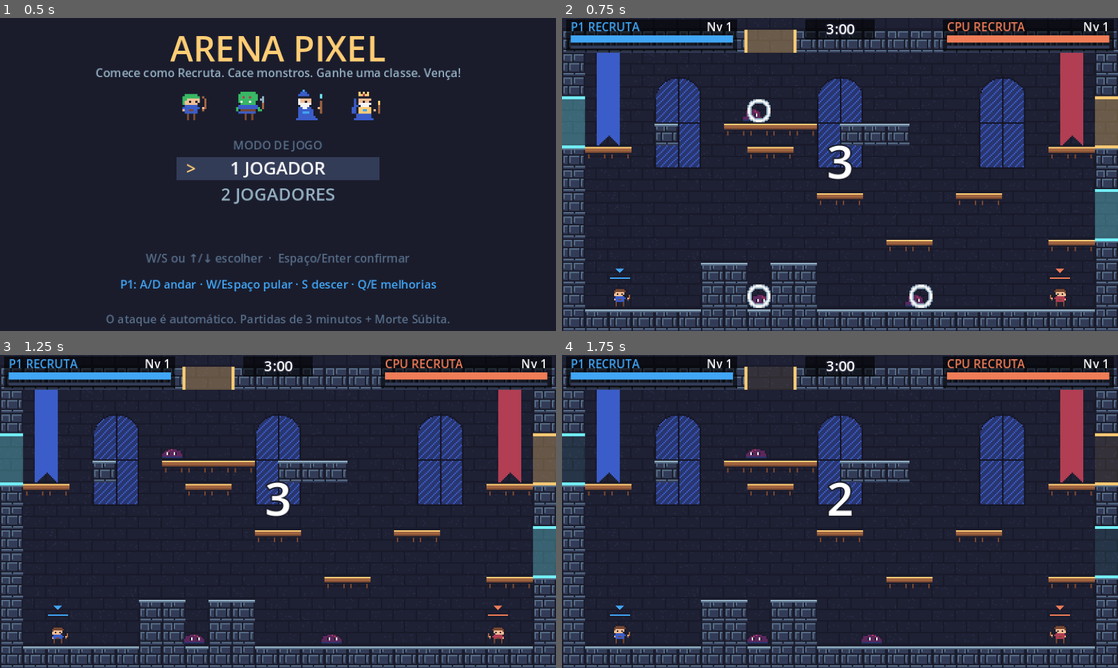
Above: before the commit, frames 1-4 (two rows, left to right).
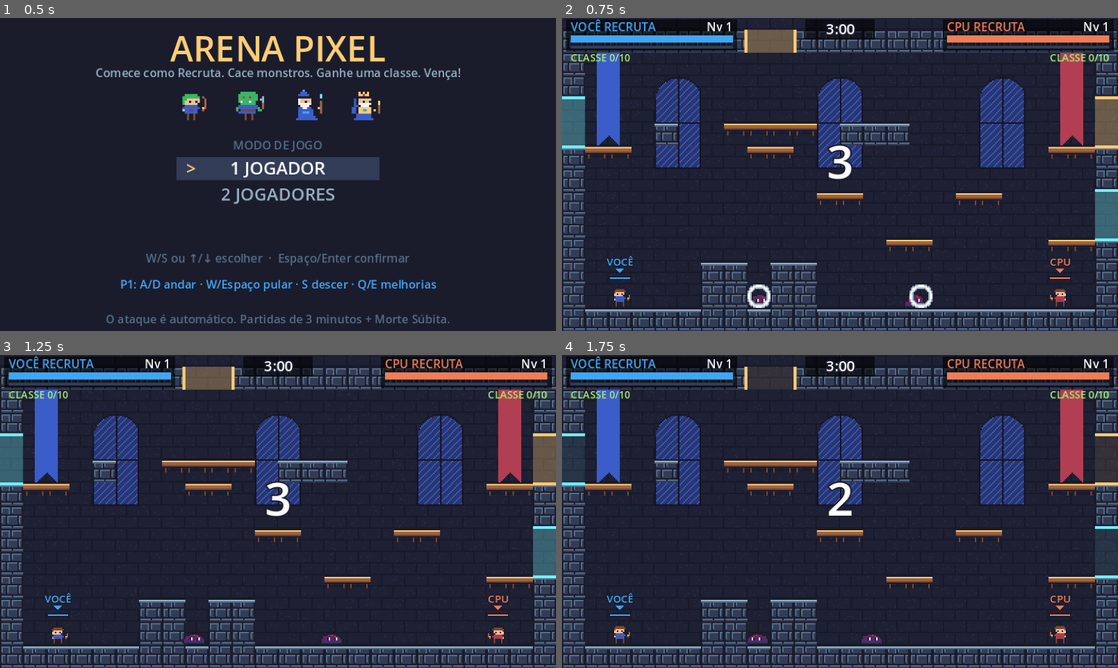
Above: after the commit, the same moments.

Repository: pabllogomez/arena-pixel
Game: Godot game, scene res://scenes/main.tscn
Same seed, same stepped clock (60 frames per second), same inputs: the game is played once before the commit and once after it.
Inputs (mouse positions are in pixels of both pictures, inside the frame that each line leads up to):
- Up to frame 1 (0.5 s): no input
- Up to frame 2 (0.75 s): tap Enter at 0.5 s; drag from (840, 174) to (895, 105) at 0.52 s
- Up to frame 3 (1.25 s): no input
- Up to frame 4 (1.75 s): drag from (728, 527) to (812, 574) at 1.27 s

Frame 1 is identical in both runs. In frame 2, 0.9% of the frame differs, in the area x 1-99%, y 0-80%; in frame 3, 0.8%; in frame 4, 0.8%.

Commit message:
Recruta mais desafiador, rótulos VOCÊ/CPU/P1/P2, Orc pesado e ajustes de equilíbrio
- Monstros iniciais mais resistentes e Recruta com golpe mais fraco/lento
- Classe exige 10 XP (barra "CLASSE x/10" no HUD); partida começa com 2 monstros
- Regeneração fora de combate (3%/s após 5 s sem dano)
- Nível dos monstros pela média dos jogadores + 50% de XP para quem está atrás
- Bot Recruta com pouca vida se afasta dos monstros
- Rótulo e seta acima dos personagens: VOCÊ/CPU (solo) ou P1/P2
- Atributos de peso por classe (aceleração, atrito, gravidade, resistência a empurrão)
- Orc: mais lento, demora a acelerar, cai mais pesado, quase não é empurrado,
  tremor de tela e poeira ao pousar
- Mago com mais vida e dano

Co-Authored-By: Claude Opus 5.5 <noreply@anthropic.com>
Claude-Session: https://claude.ai/code/session_01VZZvi9rokBTuAsTVg29uDm

Diff:
--- a/resources/classes/arqueiro.tres
+++ b/resources/classes/arqueiro.tres
@@ -18,3 +18,5 @@
 alcance = 150.0
 intervalo_ataque = 0.4
 velocidade_projetil = 300.0
+aceleracao = 1500.0
+atrito = 1600.0
--- a/resources/classes/mago.tres
+++ b/resources/classes/mago.tres
@@ -10,12 +10,14 @@
 textura_p2 = ExtResource("3_p2")
 nome = "Mago"
 descricao = "Frágil e lento. Seus orbes ferem muito mais quanto mais perto acertam."
-vida_max = 130.0
+vida_max = 150.0
 velocidade = 72.0
 forca_pulo = 290.0
 tipo_ataque = 2
-dano = 42.0
+dano = 46.0
 alcance = 130.0
 intervalo_ataque = 1.6
 velocidade_projetil = 150.0
 dano_minimo_magia = 0.25
+aceleracao = 700.0
+atrito = 900.0
--- a/resources/classes/orc.tres
+++ b/resources/classes/orc.tres
@@ -11,9 +11,14 @@
 nome = "Orc"
 descricao = "Lento, mas aguenta muito. De perto, cada machadada é devastadora."
 vida_max = 220.0
-velocidade = 65.0
-forca_pulo = 285.0
+velocidade = 52.0
+forca_pulo = 300.0
 tipo_ataque = 1
 dano = 15.0
 alcance = 24.0
 intervalo_ataque = 1.1
+aceleracao = 350.0
+atrito = 600.0
+mult_gravidade = 1.15
+resistencia_empurrao = 0.7
+pouso_pesado = true
--- a/resources/classes/recruta.tres
+++ b/resources/classes/recruta.tres
@@ -10,10 +10,10 @@
 textura_p2 = ExtResource("3_p2")
 nome = "Recruta"
 descricao = "Todo guerreiro começa assim. Cace monstros para ganhar sua classe no nível 2."
-vida_max = 110.0
+vida_max = 130.0
 velocidade = 85.0
 forca_pulo = 295.0
 tipo_ataque = 1
-dano = 8.0
+dano = 6.0
 alcance = 18.0
-intervalo_ataque = 0.55
+intervalo_ataque = 0.7
--- a/resources/classes/rei.tres
+++ b/resources/classes/rei.tres
@@ -20,3 +20,5 @@
 max_lacaios = 3
 vida_lacaio = 32.0
 velocidade_lacaio = 55.0
+aceleracao = 800.0
+atrito = 1000.0
--- a/scripts/classe_dados.gd
+++ b/scripts/classe_dados.gd
@@ -13,8 +13,21 @@
 @export_group("Atributos")
 @export var vida_max := 100.0
 @export var velocidade := 80.0
-## Altura do pulo. Abaixo de ~280 a classe não alcança as plataformas.
+## Altura do pulo. A altura real é forca_pulo² / (2 × 700 × mult_gravidade);
+## abaixo de ~52 px a classe não alcança as plataformas.
 @export var forca_pulo := 290.0
+
+@export_group("Peso")
+## Quão rápido chega à velocidade máxima (menor = mais pesado).
+@export var aceleracao := 1000.0
+## Quão rápido para ao soltar o direcional (menor = escorrega mais).
+@export var atrito := 1200.0
+## Gravidade da classe (maior = cai mais rápido, pulo mais curto).
+@export var mult_gravidade := 1.0
+## 0 = empurrado normalmente pelos golpes; 1 = não se mexe.
+@export_range(0.0, 1.0) var resistencia_empurrao := 0.0
+## Treme a tela e levanta poeira ao cair de uma altura.
+@export var pouso_pesado := false
 
 @export_group("Ataque")
 @export var tipo_ataque: TipoAtaque = TipoAtaque.FLECHA
--- a/scripts/controle_bot.gd
+++ b/scripts/controle_bot.gd
@@ -77,7 +77,10 @@
 	_alvo = null
 	_modo = "cacar_monstro"
 
-	if p["foge"] and vida < 0.3 and inimigo.vivo and not inimigo.eh_recruta \
+	var monstro_perto = _monstro_perigoso(l)
+	if l.eh_recruta and vida < 0.35 and monstro_perto != null:
+		_modo = "fugir_monstro"  # Recruta ferido espera regenerar
+	elif p["foge"] and vida < 0.3 and inimigo.vivo and not inimigo.eh_recruta \
 			and l.position.distance_to(inimigo.position) < 130.0 and not partida.morte_subita:
 		_modo = "fugir"
 	elif l.dados.tipo_ataque == ClasseDados.TipoAtaque.INVOCAR and inimigo.vivo \
@@ -106,12 +109,27 @@
 	var destino := Navegacao.INVALIDO
 	if _modo == "fugir":
 		destino = _no_longe_de(inimigo.position, nav)
+	elif _modo == "fugir_monstro":
+		destino = _no_longe_de(monstro_perto.position, nav)
 	elif _alvo != null:
 		destino = nav.no_mais_proximo(_alvo.position)
 		if l.dados.tipo_ataque == ClasseDados.TipoAtaque.INVOCAR:
 			destino = _no_perto_de(_alvo.position, 60.0, nav)
 	if destino != Navegacao.INVALIDO:
 		_seguidor.ir_para(meu_no, destino)
+
+
+func _monstro_perigoso(l):
+	## Monstro mais próximo a menos de 80 px (ou null).
+	var melhor = null
+	var melhor_d := 80.0
+	for a in l.get_tree().get_nodes_in_group("alvo"):
+		if a.equipe == 0 and a.esta_vivo():
+			var d: float = l.position.distance_to(a.position)
+			if d < melhor_d:
+				melhor_d = d
+				melhor = a
+	return melhor
 
 
 func _vale_atacar(l, inimigo) -> bool:
--- a/scripts/hud.gd
+++ b/scripts/hud.gd
@@ -78,9 +78,13 @@
 	# Vida
 	draw_rect(Rect2(x, 12, LARG_PAINEL, 5), Color("333c57"))
 	draw_rect(Rect2(x, 12, LARG_PAINEL * l.vida / l.vida_max, 5), cor)
-	# Experiência
+	# Experiência (como Recruta, mostra quanto falta para ganhar a classe)
 	draw_rect(Rect2(x, 19, LARG_PAINEL, 2), Color("333c57"))
 	draw_rect(Rect2(x, 19, LARG_PAINEL * float(l.xp) / l.xp_para_proximo(), 2), Color("a7f070"))
+	if l.eh_recruta and l.vivo:
+		var rot := "CLASSE %d/%d" % [l.xp, l.xp_para_proximo()]
+		draw_string(fonte, Vector2(x, 30), rot, HORIZONTAL_ALIGNMENT_LEFT if n == 1 else HORIZONTAL_ALIGNMENT_RIGHT,
+				LARG_PAINEL, 7, Color("a7f070"))
 
 	# Escolha de melhoria (só para humanos; o bot escolhe sozinho)
 	if l.escolhas.is_empty() or not l.vivo or l.controle is ControleBot or partida.fim:
--- a/scripts/jogo.gd
+++ b/scripts/jogo.gd
@@ -18,7 +18,7 @@
 func _ready() -> void:
 	_criar_controles()
 	for nome in ["pulo", "flecha", "espada", "magia", "invocar", "acerto",
-			"morte", "nivel", "porta", "vitoria"]:
+			"morte", "nivel", "porta", "vitoria", "pouso"]:
 		var p := AudioStreamPlayer.new()
 		p.stream = load("res://assets/sfx/%s.wav" % nome)
 		p.max_polyphony = 4
--- a/scripts/lutador.gd
+++ b/scripts/lutador.gd
@@ -8,10 +8,14 @@
 
 const GRAVIDADE := 700.0
 const QUEDA_MAX := 360.0
-const ACELERACAO := 1000.0
-const ATRITO := 1200.0
 const TEMPO_COYOTE := 0.1
 const TEMPO_BUFFER := 0.12
+## XP que o Recruta precisa para ganhar a classe (~3 monstros iniciais)
+const XP_PARA_CLASSE := 10
+## Regeneração fora de combate: depois de REGEN_ESPERA s sem tomar dano,
+## recupera REGEN_TAXA da vida máxima por segundo.
+const REGEN_ESPERA := 5.0
+const REGEN_TAXA := 0.03
 const QUADROS := {
 	"parado": [0, 1],
 	"correr": [2, 3, 4, 5],
@@ -59,6 +63,7 @@
 var _anim := "parado"
 var _anim_t := 0.0
 var _flash := 0.0
+var _sem_dano := 0.0
 
 
 func configurar(n: int, d: ClasseDados, p: Node, c: Controle) -> void:
@@ -93,8 +98,10 @@
 
 
 func nome_jogador() -> String:
-	var n := controle.nome()
-	return n if n != "" else "P%d" % numero
+	## "VOCÊ" e "CPU" no modo solo; "P1" e "P2" no multijogador.
+	if controle is ControleBot:
+		return "CPU"
+	return "VOCÊ" if Jogo.solo else "P%d" % numero
 
 
 func _ready() -> void:
@@ -109,7 +116,7 @@
 		return
 
 	if not is_on_floor():
-		velocity.y = minf(velocity.y + GRAVIDADE * delta, QUEDA_MAX)
+		velocity.y = minf(velocity.y + GRAVIDADE * dados.mult_gravidade * delta, QUEDA_MAX)
 		_coyote -= delta
 	else:
 		_coyote = TEMPO_COYOTE
@@ -138,18 +145,27 @@
 			set_collision_mask_value(5, true)
 
 	if dir != 0.0:
-		velocity.x = move_toward(velocity.x, dir * velocidade, ACELERACAO * delta)
+		velocity.x = move_toward(velocity.x, dir * velocidade, dados.aceleracao * delta)
 		sprite.flip_h = dir < 0.0
 	else:
-		velocity.x = move_toward(velocity.x, 0.0, ATRITO * delta)
-
+		velocity.x = move_toward(velocity.x, 0.0, dados.atrito * delta)
+
+	var estava_no_ar := not is_on_floor()
+	var queda := velocity.y
 	move_and_slide()
+	if estava_no_ar and is_on_floor() and queda > 200.0 and dados.pouso_pesado:
+		partida.tremer(clampf(queda / 150.0, 1.0, 2.5))
+		partida.criar_poeira(position + Vector2(0, 8))
 	_animar(delta)
 
 	if ativo:
 		_cd_ataque -= delta
 		if _cd_ataque <= 0.0:
 			_tentar_atacar()
+
+	_sem_dano += delta
+	if _sem_dano > REGEN_ESPERA and vida < vida_max and not partida.morte_subita:
+		curar(vida_max * REGEN_TAXA * delta)
 
 	if _flash > 0.0:
 		_flash -= delta
@@ -264,12 +280,14 @@
 	if qtd <= 0.0:
 		return
 	vida -= qtd
+	_sem_dano = 0.0
 	_flash = 0.12
 	Jogo.tocar("acerto")
 	var texto := str(roundi(qtd)) if qtd >= 1.0 else "%.1f" % qtd
 	partida.mostrar_texto(global_position + Vector2(0, -12), texto, Color("ffcd75"))
 	if origem_valida:
-		velocity.x += signf(global_position.x - origem.global_position.x) * 70.0
+		var empurrao := 70.0 * (1.0 - dados.resistencia_empurrao)
+		velocity.x += signf(global_position.x - origem.global_position.x) * empurrao
 	if vida <= 0.0:
 		vida = 0.0
 		_morrer()
@@ -304,12 +322,18 @@
 # ------------------------------------------------------------------ Experiência
 
 func xp_para_proximo() -> int:
+	if eh_recruta:
+		return XP_PARA_CLASSE
 	return 4 + nivel * 2
 
 
 func ganhar_xp(qtd: int) -> void:
 	if not vivo:
 		return
+	# Quem está atrás em nível ganha 50% a mais (ajuda a alcançar o oponente)
+	var outro: Lutador = partida.oponente(self)
+	if outro.nivel > nivel:
+		qtd = ceili(qtd * 1.5)
 	xp += qtd
 	while xp >= xp_para_proximo():
 		xp -= xp_para_proximo()
@@ -353,7 +377,13 @@
 	if not vivo:
 		return
 	var cor: Color = Jogo.COR_TIME[equipe]
-	# Marcador do jogador e barra de vida acima da cabeça
+	# Rótulo ("VOCÊ", "CPU", "P1"...), seta e barra de vida acima da cabeça
+	var fonte := ThemeDB.fallback_font
+	var rotulo := nome_jogador()
+	var larg := fonte.get_string_size(rotulo, HORIZONTAL_ALIGNMENT_LEFT, -1, 7).x
+	var pos := Vector2(-larg / 2.0, -21)
+	draw_string_outline(fonte, pos, rotulo, HORIZONTAL_ALIGNMENT_LEFT, -1, 7, 3, Color("1a1c2c"))
+	draw_string(fonte, pos, rotulo, HORIZONTAL_ALIGNMENT_LEFT, -1, 7, cor)
 	draw_colored_polygon(PackedVector2Array([Vector2(-3, -19), Vector2(3, -19), Vector2(0, -16)]), cor)
 	draw_rect(Rect2(-8, -14, 16, 3), Color("1a1c2c"))
 	draw_rect(Rect2(-7, -13, 14.0 * vida / vida_max, 1), cor)
--- a/scripts/minion.gd
+++ b/scripts/minion.gd
@@ -201,9 +201,14 @@
 	remove_from_group("alvo")
 	remove_from_group("viajante")
 	if origem != null and is_instance_valid(origem) and origem != self:
+		var xp_antes: int = origem.xp if origem is Lutador else 0
+		var nivel_antes: int = origem.nivel if origem is Lutador else 0
 		origem.ganhar_xp(xp_valor)
 		if origem is Lutador:
-			partida.mostrar_texto(global_position + Vector2(0, -10), "+%d XP" % xp_valor, Color("a7f070"))
+			var ganho := xp_valor
+			if origem.nivel == nivel_antes:
+				ganho = origem.xp - xp_antes
+			partida.mostrar_texto(global_position + Vector2(0, -10), "+%d XP" % ganho, Color("a7f070"))
 	$CollisionShape2D.set_deferred("disabled", true)
 	var tw := create_tween()
 	tw.tween_property(sprite, "scale", Vector2(1.4, 0.3), 0.1)
--- a/scripts/partida.gd
+++ b/scripts/partida.gd
@@ -27,6 +27,10 @@
 const ATLAS_PLATAFORMA := Vector2i(1, 0)
 const ATLAS_CHAO := Vector2i(2, 0)
 
+## Vida dos monstros de nível 1 (cresce 35% por nível)
+const VIDA_MONSTRO := 48.0
+## Dano dos monstros de nível 1 (cresce 20% por nível)
+const DANO_MONSTRO := 4.0
 ## Dano entre jogadores (fração do dano normal)
 const PVP_BASE := 0.4
 ## Recruta atacando jogador
@@ -64,6 +68,7 @@
 var anuncio_t := 0.0
 
 var _t_monstro := 0.0
+var _tremor := 0.0
 var _t_nevoa := 0.0
 var _t_fim := 0.0
 var _vida_no_quadro := {}
@@ -94,7 +99,7 @@
 		entidades.add_child(l)
 		jogadores[n] = l
 
-	for i in 3:
+	for i in 2:
 		_criar_monstro()
 
 
@@ -125,6 +130,13 @@
 				l.ativo = true
 	if anuncio_t > 0.0:
 		anuncio_t -= delta
+	# Tremor de tela (pouso pesado do Orc)
+	var mundo: Node2D = $Mundo
+	if _tremor > 0.05:
+		mundo.position = Vector2(0, 8) + Vector2(randf_range(-1, 1), randf_range(-1, 1)).round() * _tremor
+		_tremor = move_toward(_tremor, 0.0, delta * 10.0)
+	else:
+		mundo.position = Vector2(0, 8)
 
 	if fim:
 		_t_fim += delta
@@ -291,10 +303,13 @@
 # ------------------------------------------------------------------ Monstros
 
 func nivel_monstros() -> int:
-	var n := 1
+	## Média dos níveis dos jogadores (arredondada para baixo). Usar a média,
+	## e não o maior nível, evita que quem ficou para trás não consiga mais
+	## matar monstros.
+	var soma := 0
 	for l in jogadores.values():
-		n = maxi(n, l.nivel)
-	return n
+		soma += l.nivel
+	return maxi(1, soma / maxi(jogadores.size(), 1))
 
 
 func _criar_monstro() -> void:
@@ -316,8 +331,8 @@
 	var faixa := clampi(1 + n / 2, 1, 4)  # níveis 1, 2-3, 4-5, 6+
 	var m: Minion = CENA_MINION.instantiate()
 	m.configurar(self, 0, null, TEX_GOSMA[faixa - 1],
-			30.0 * pow(1.35, n),             # vida
-			6.0 * pow(1.2, n),               # dano
+			VIDA_MONSTRO * pow(1.35, n),     # vida
+			DANO_MONSTRO * pow(1.2, n),      # dano
 			minf(30.0 * (1.0 + 0.08 * n), 60.0),  # velocidade
 			minf(70.0 + 15.0 * n, 170.0),    # visão
 			4 + 2 * n)                       # XP
@@ -383,6 +398,27 @@
 	tw.tween_callback(func() -> void: s.frame = 1)
 	tw.tween_interval(0.08)
 	tw.tween_callback(s.queue_free)
+
+
+func tremer(forca: float) -> void:
+	_tremor = maxf(_tremor, forca)
+
+
+func criar_poeira(pos: Vector2) -> void:
+	Jogo.tocar("pouso")
+	for lado in [-1.0, 1.0]:
+		for i in 3:
+			var s := Sprite2D.new()
+			s.texture = TEX_BRILHO
+			s.hframes = 3
+			s.scale = Vector2.ONE * 0.4
+			s.modulate = Color(0.75, 0.7, 0.6, 0.8)
+			s.position = pos + Vector2(lado * 3.0, -2.0)
+			entidades.add_child(s)
+			var tw := s.create_tween()
+			tw.tween_property(s, "position", s.position + Vector2(lado * (8.0 + i * 5.0), -3.0 - i * 2.0), 0.3)
+			tw.parallel().tween_property(s, "modulate:a", 0.0, 0.3)
+			tw.tween_callback(s.queue_free)
 
 
 func criar_brilho(pos: Vector2) -> void:
Not shown, added: assets/sfx/pouso.wav.import
Not shown, added: scripts/controles_toque.gd.uid
Not shown, added: assets/sfx/pouso.wav
